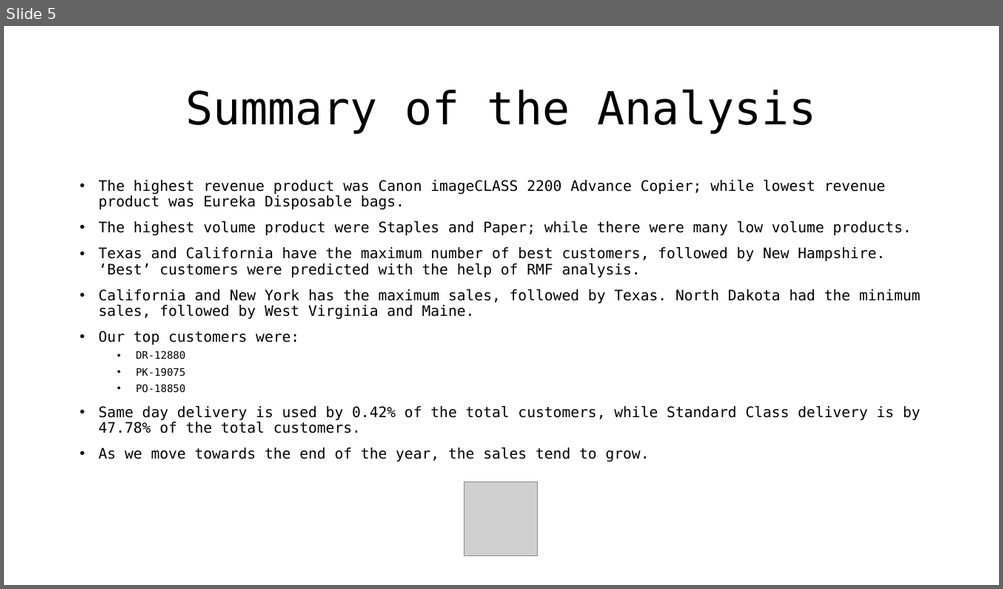
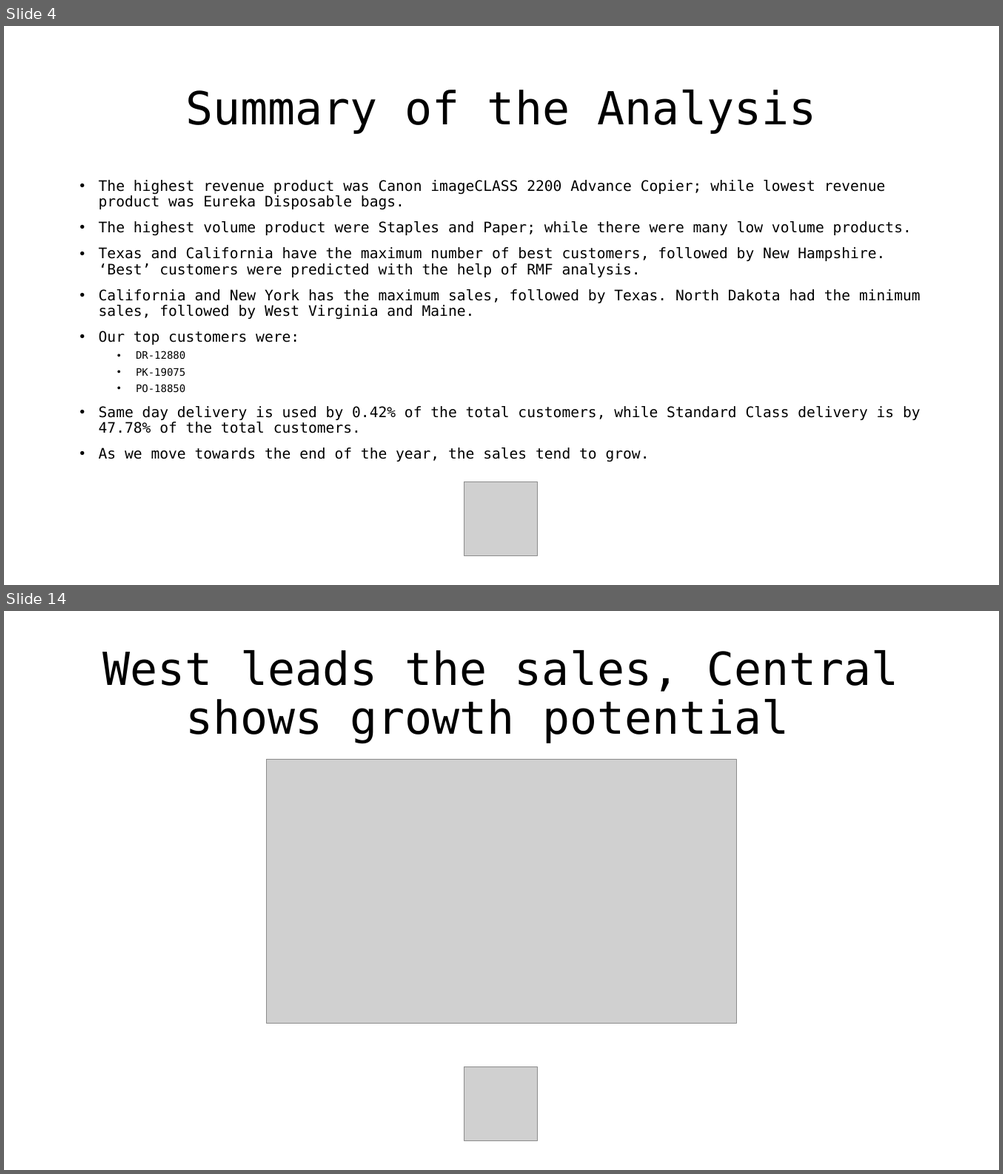
Before and after one commit to duy4nt/Data-Analysis, a slide deck: SuperstoreSalesAnalysis/Superstore Dataset Analysis.pptx. Shown one above the other, each under a label of ours: slide 5 before the commit, slides 4 and 14 after it; the slides between them are not shown. The pictures are 1003x589 and 1003x1174 pixels, drawn with LibreOffice and Linux fonts; fonts in the diff are those of the drawing; grey boxes stand for pictures. Boxes give left, top, right and bottom in pixels: in the first picture for what was removed or moved away, otherwise in the second. Text is boxed around its words. In the diff, an @@ line names an element or a change of style, - is before the commit and + after.

```diff
--- a/SuperstoreSalesAnalysis/Superstore Dataset Analysis.pptx
+++ b/SuperstoreSalesAnalysis/Superstore Dataset Analysis.pptx
@@ slide 14 added at box(4, 611, 999, 1170), background #FFFFFF @@
@@ title added at box(103, 650, 899, 743), 44 pt, text #000000 @@
+West leads the sales, Central shows growth potential
@@ picture added at box(267, 760, 737, 1025) @@
@@ picture added at box(464, 1068, 537, 1141) @@
@@ what was slide 5 is now slide 4 @@
```
Also in this commit, not shown: 4 slides changed, 14 other slides added, 18 slides removed, 2 other files.
